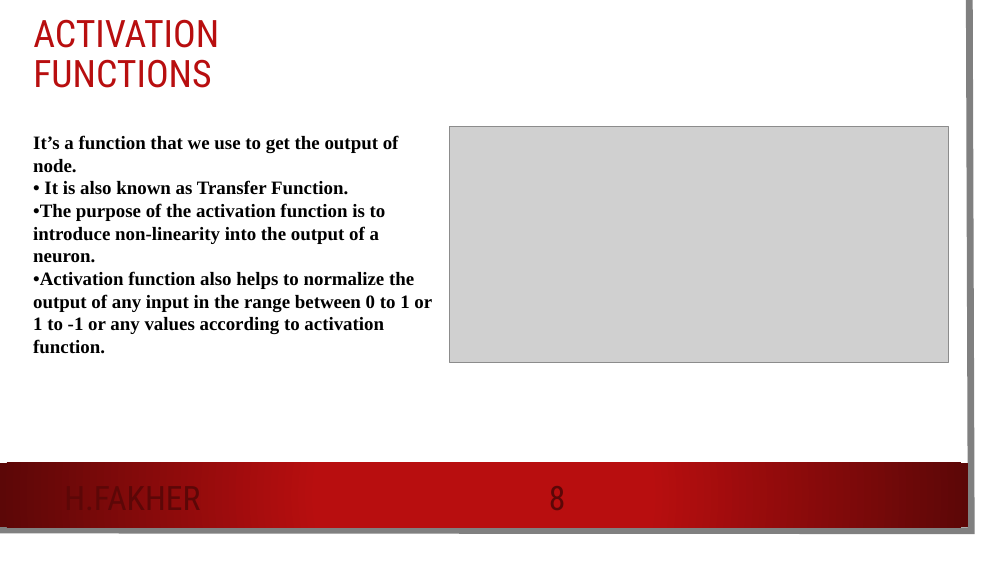
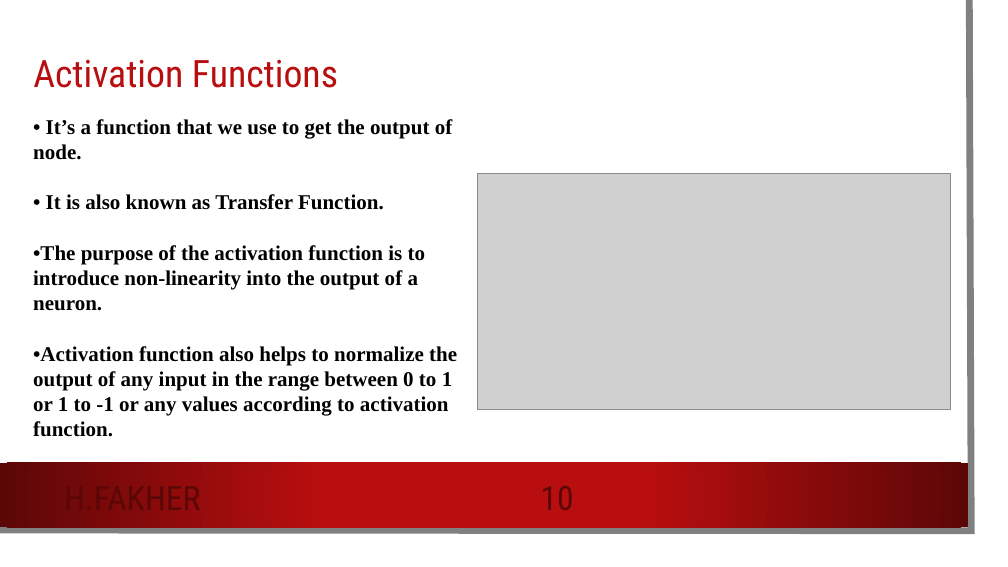
Before and after one commit to HossamFakher1/AI-Sessions, a slide deck: slide 10 of Session2/Session2.pptx (slide 8 before the commit). Drawn at 1008x567 pixels with LibreOffice and Linux fonts; fonts in the diff are those of the drawing; grey boxes stand for pictures; background and template pictures are left out. Boxes give left, top, right and bottom in pixels: in the first picture for what was removed or moved away, otherwise in the second. Text is boxed around its words. In the diff, an @@ line names an element or a change of style, - is before the commit and + after.

```diff
--- a/Session2/Session2.pptx
+++ b/Session2/Session2.pptx
@@ title at [33,59,338,88]: text changed @@
-ACTIVATION FUNCTIONS
+Activation Functions
@@ text "• It’s a function that ...": place and size @@
-text "• It’s a function that ..." at [33,135,432,354]
+text "• It’s a function that ..." at [33,119,457,437]
@@ text at [33,119,453,160]: text changed; size 18 to 20 pt @@
-It’s a function that we use to get the output of node.
+• It’s a function that we use to get the output of node.
@@ picture: place and size @@
-picture at [450,127,949,362]
+picture at [477,174,951,409]
@@ text at [33,194,457,437]: size 18 to 20 pt in "• It is also known as Transfer ...", "•The purpose of the activation function is ...", "•Activation function also helps to normalize the ..." @@
@@ page number at [520,476,595,518]: text changed @@
-8
+10
```
Also in this commit, not shown: 21 other slides changed, 2 slides added, 5 other files.
